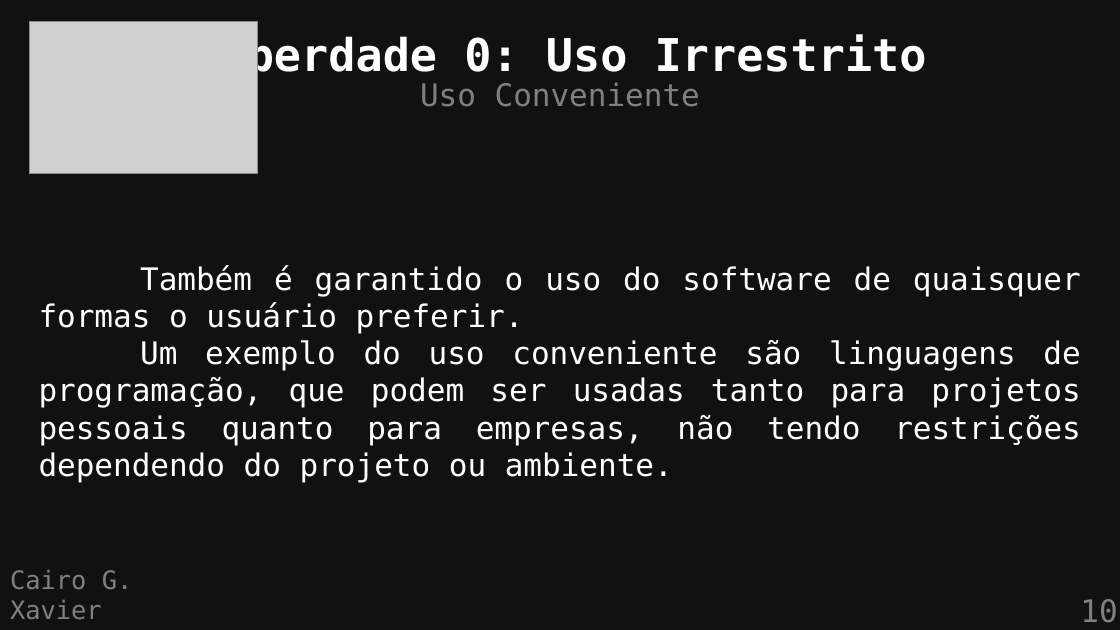
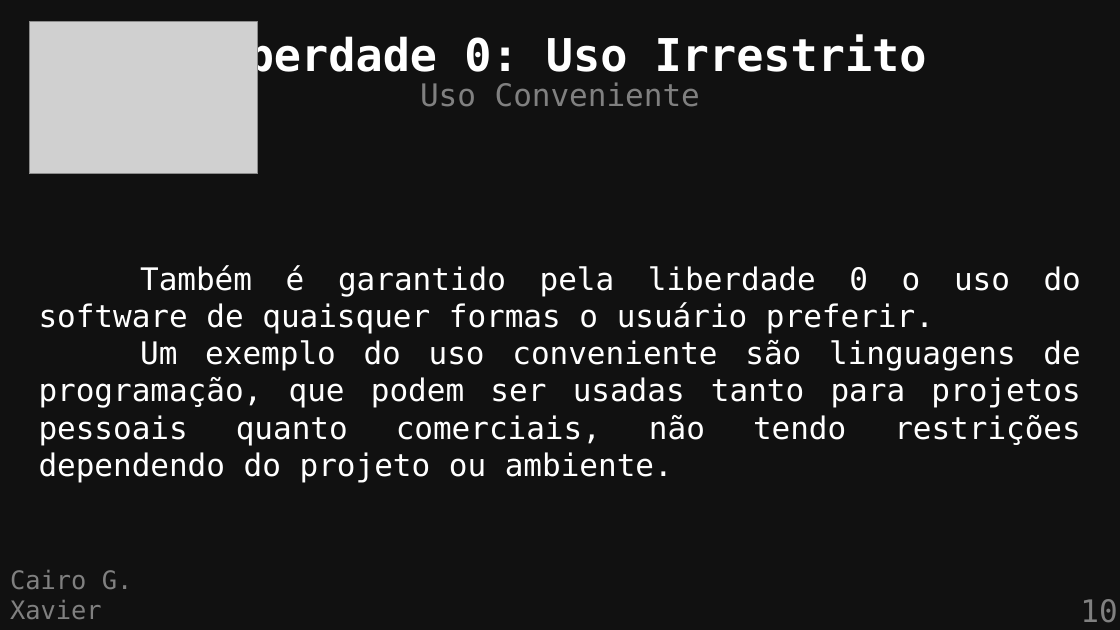
Before and after one commit to cairoGarcia/flisol-2026-ufmg, a slide deck: slide 10 of slides/definicao.odp. Drawn at 1120x630 pixels with LibreOffice and Linux fonts; fonts in the diff are those of the drawing; grey boxes stand for pictures. Boxes give left, top, right and bottom in pixels: in the first picture for what was removed or moved away, otherwise in the second. Text is boxed around its words. In the diff, an @@ line names an element or a change of style, - is before the commit and + after.

```diff
--- a/slides/definicao.odp
+++ b/slides/definicao.odp
@@ text at bbox=[39, 265, 1081, 483]: text changed @@
-Também é garantido o uso do software de quaisquer formas o usuário preferir.
-Um exemplo do uso conveniente são linguagens de programação, que podem ser usadas tanto para projetos pessoais quanto para empresas, não tendo restrições dependendo do projeto ou ambiente.
+Também é garantido pela liberdade 0 o uso do software de quaisquer formas o usuário preferir.
+Um exemplo do uso conveniente são linguagens de programação, que podem ser usadas tanto para projetos pessoais quanto comerciais, não tendo restrições dependendo do projeto ou ambiente.
```
Also in this commit, not shown: 1 other slide changed, 1 other file.
